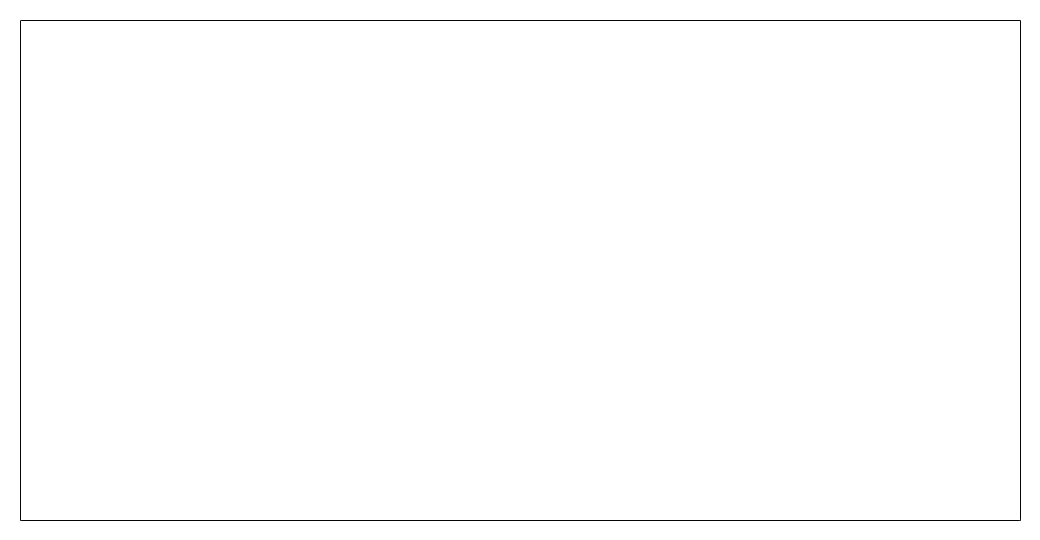
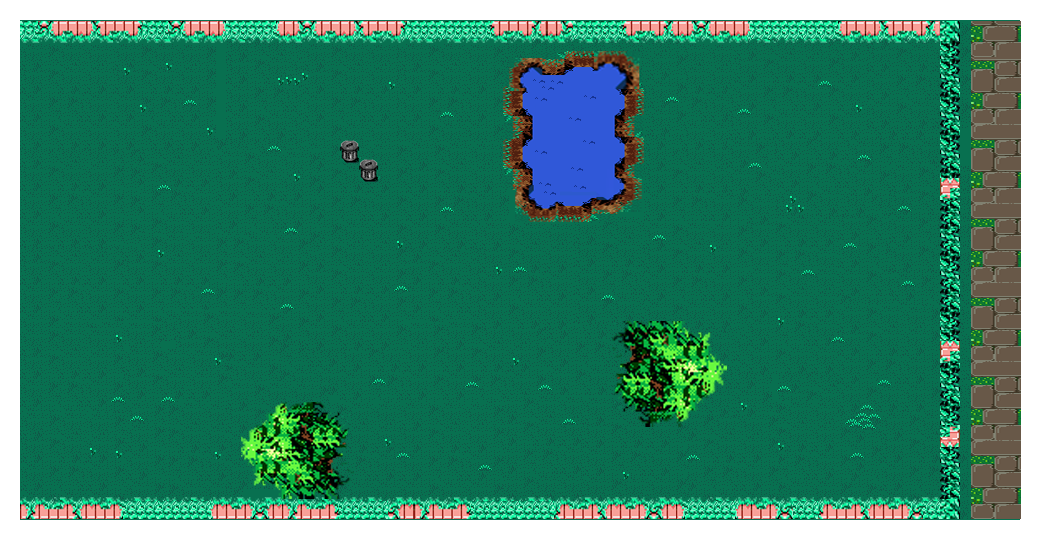
Before/after of a 1040px x 540px layered artwork. What changed in the layer stack:
added layer "dumpster" above "left-wall" over [340, 140, 380, 182]
added layer "left-wall" above "Outside" over [940, 21, 960, 519]
added layer "Outside" above "Lake" over [971, 21, 1021, 519]
added layer "Lake" above "tree" over [503, 51, 644, 222]
added layer "tree" above "tree 3" over [612, 321, 727, 427]
added layer "tree 3" above "top-wall" over [241, 402, 354, 499]
added layer "top-wall" above "bottom-wall" over [20, 21, 941, 43]
added layer "bottom-wall" above "grass" over [20, 497, 941, 519]
added layer "grass" above "background" over [20, 21, 1002, 519]
added layer "background" over [20, 20, 1020, 520]
